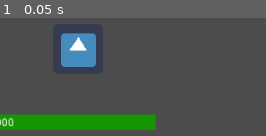
Above: before the commit, frame 1.
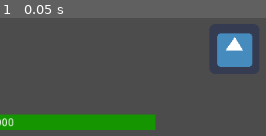
Above: after the commit, the same moment.

Repository: daniel-gmk/Project-WAS
Game: Godot game, scene res://player.tscn
Two runs of this game, one before a commit and one after it. Both use one fixed random seed, a clock stepped at 60 frames per second and the inputs below. This scene is started directly instead of the project's main scene. The engine's default icon, where the game draws it, is replaced by a stand-in: a white triangle on a blue panel in a dark square.
Inputs:
- Up to frame 1 (0.05 s): no input

The runs differ from the first frame. In frame 1, 7.6% of the frame differs, in the area x 22-96%, y 12-42%.

Commit message:
- Moved players 200 pixels to the right so they dont fall off the map - Bug Fix: Deleted projectiles that went out of the map through a second loop timer that checks if out of bounds

Diff:
--- a/Projectile.gd
+++ b/Projectile.gd
@@ -21,9 +21,35 @@
 # Tracks whether the projectile is local to the client or from the server
 var server
 
+var inActionTimer
+
+# Execute when this node loads
+func _ready():
+	# Start a timer looping each second to destroy projectiles out of bounds
+	inActionTimer = Timer.new()
+	# Loop the timer each second
+	inActionTimer.set_wait_time(1.0)
+	# Make sure its not just a one time execution and loops infinitely
+	inActionTimer.set_one_shot(false)
+	# Perform inAction_loop function each execution
+	inActionTimer.connect("timeout", self, "inAction_loop")
+	# Instantiate and start the timer
+	add_child(inActionTimer)
+	inActionTimer.start()
+
+# Checks if it is outside 500 pixels of the bounds of the map
+func inAction_loop():
+	if position.x >= get_parent().get_node("TestMap").maxLength + 500 or position.x <= -500 or position.y >= get_parent().get_node("TestMap").maxHeight + 500 or position.y <= -500:
+		removeinActionTimer()
+
+# Remove the timer before removing this projectile
+func removeinActionTimer():
+	inActionTimer.queue_free()
+
 func _on_Projectile_body_entered(_body):
 	# Only if this is the server's projectile
 	if !server:
+		removeinActionTimer()
 		queue_free()
 	else:
 		var newRadius = explosion_radius
@@ -57,4 +83,5 @@
 
 		# Self terminate after all this is over. Again, this is only for the server's projectile.
 		# There is also a "fake" projectile sent for clients for user experience
+		removeinActionTimer()
 		queue_free()
--- a/TestMap.gd
+++ b/TestMap.gd
@@ -1,4 +1,8 @@
 extends Sprite
+
+# Track the max length and height of the map for boundary checks
+var maxLength
+var maxHeight
 
 # Generates the entire terrain and collision from seed, unique and dynamic shape
 # TODO: Save colors as variables. For now:
@@ -164,6 +168,9 @@
 	image.resize(2000, 1500, 0)
 	#image.resize(5000, 3750, 0)
 
+	maxLength = position.x + image.get_width()
+	maxHeight = position.y + image.get_height()
+
 	# Converts image to texture and has sprite use the new texture
 	var newtexture = ImageTexture.new()
 	newtexture.create_from_image(image)
--- a/playerPhysicsBody.gd
+++ b/playerPhysicsBody.gd
@@ -10,7 +10,7 @@
 
 ### Physics
 # Initial position/spawn in map TO BE REPLACED
-var pos = Vector2(100, 100)
+var pos = Vector2(300, 100)
 # Track whether to utilize snap physics on ground for move_and_slide_with_snap
 var snap = Vector2(0, 32)
 # Vector tracking player movement speed
